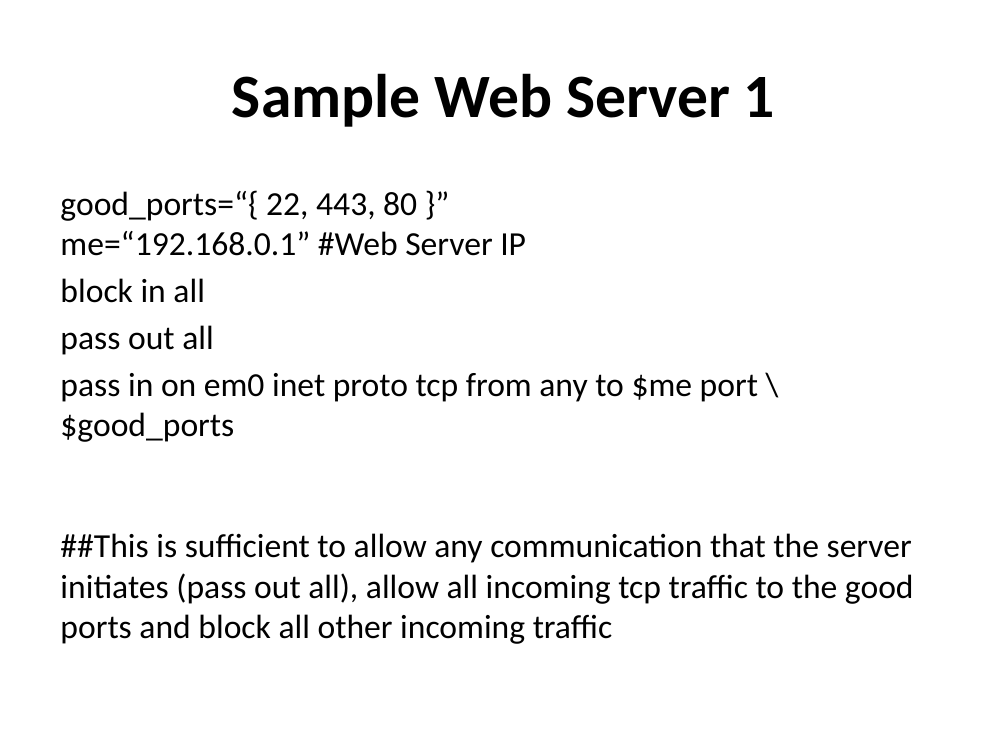
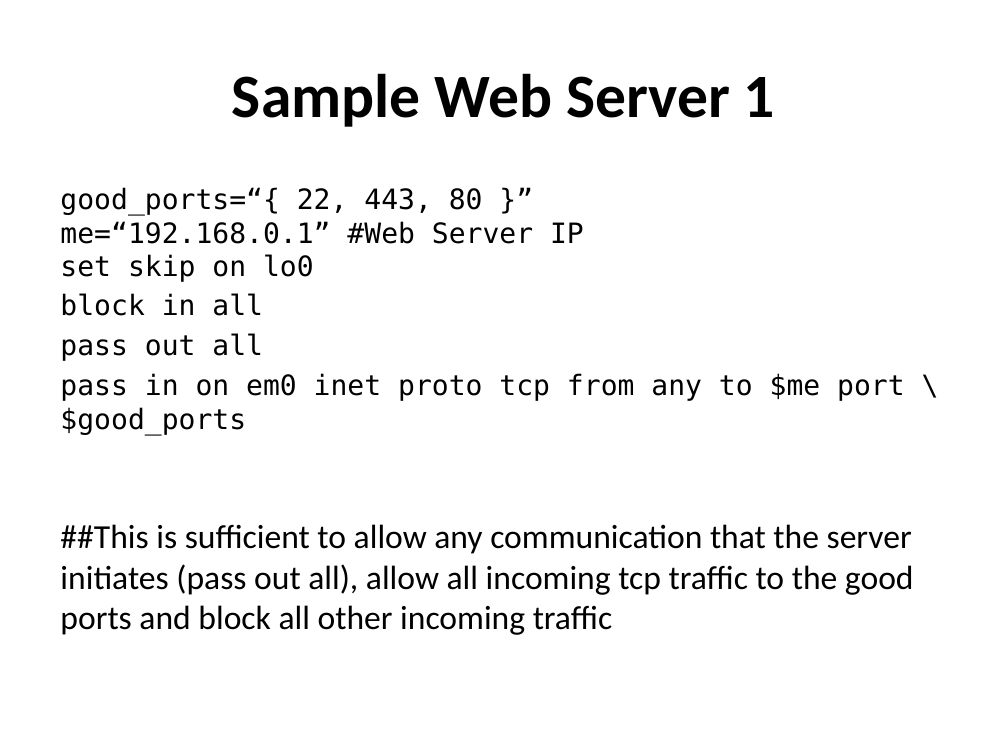
Before and after one commit to afnog/sse, a slide deck: slide 25 of firewalls/Firewalling in FreeBSD-v1.pptx. Drawn at 1008x756 pixels with LibreOffice and Linux fonts; fonts in the diff are those of the drawing. Boxes give left, top, right and bottom in pixels: in the first picture for what was removed or moved away, otherwise in the second. Text is boxed around its words. In the diff, an @@ line names an element or a change of style, - is before the commit and + after.

```diff
--- a/firewalls/Firewalling in FreeBSD-v1.pptx
+++ b/firewalls/Firewalling in FreeBSD-v1.pptx
@@ text at <box>60,187,584,282</box>: text changed; size 24 to 20 pt; font Calibri to DejaVu Sans Mono @@
-good_ports=“{ 22, 443, 80 }”
-me=“192.168.0.1” #Web Server IP
+good_ports=“{ 22, 443, 80 }”
+me=“192.168.0.1” #Web Server IP
+set skip on lo0
@@ text at <box>60,293,914,635</box>: size 24 to 20 pt, font Calibri to DejaVu Sans Mono in "block in all", "pass out all", "pass in on em0 inet proto tcp ..." @@
```
Also in this commit, not shown: 4 other slides changed.
